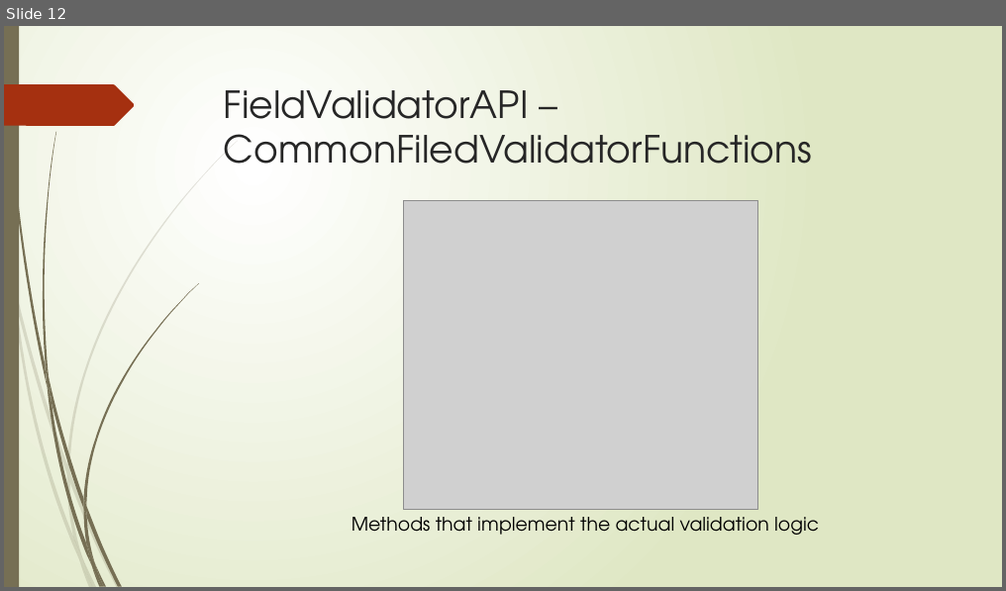
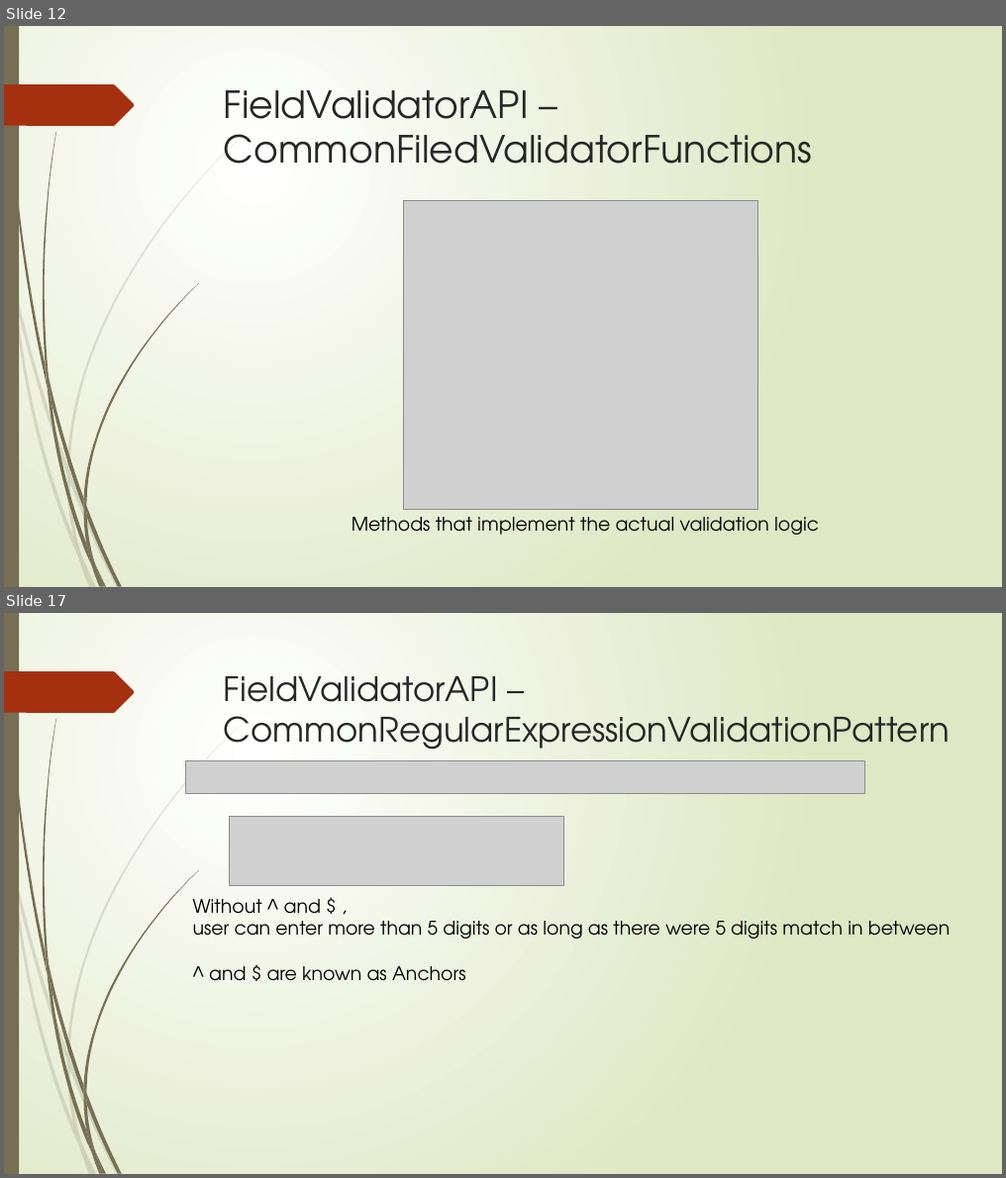
Before and after one commit to kenshih1989/CSharp_Delegates_ClubMembershipApplication, a slide deck: Cycling Club Registration App Note.pptx. Shown one above the other, each under a label of ours: slide 12 before the commit, slides 12 and 17 after it; the slides between them are not shown. The pictures are 1006x591 and 1006x1178 pixels, drawn with LibreOffice and Linux fonts; fonts in the diff are those of the drawing; grey boxes stand for pictures. Boxes give left, top, right and bottom in pixels: in the first picture for what was removed or moved away, otherwise in the second. Text is boxed around its words. In the diff, an @@ line names an element or a change of style, - is before the commit and + after.

```diff
--- a/Cycling Club Registration App Note.pptx
+++ b/Cycling Club Registration App Note.pptx
@@ slide 17 added at <box>4,613,1002,1174</box>, background gradient #FFFFFF to #DFE8C4; not listed: 24 template elements that a slide beside it also shows @@
@@ title added at <box>224,676,498,717</box>, 32.4 pt, text #262626 @@
+FieldValidatorAPI –
+CommonRegularExpressionValidationPatterns
@@ picture added at <box>185,761,865,793</box> @@
@@ picture added at <box>230,817,564,886</box> @@
@@ text added at <box>193,899,950,981</box>, 18 pt, text #000000 @@
+Without ^ and $ ,
+user can enter more than 5 digits or as long as there were 5 digits match in between
+^ and $ are known as Anchors
```
Also in this commit, not shown: 1 slide changed, 4 other slides added, 23 other files.
